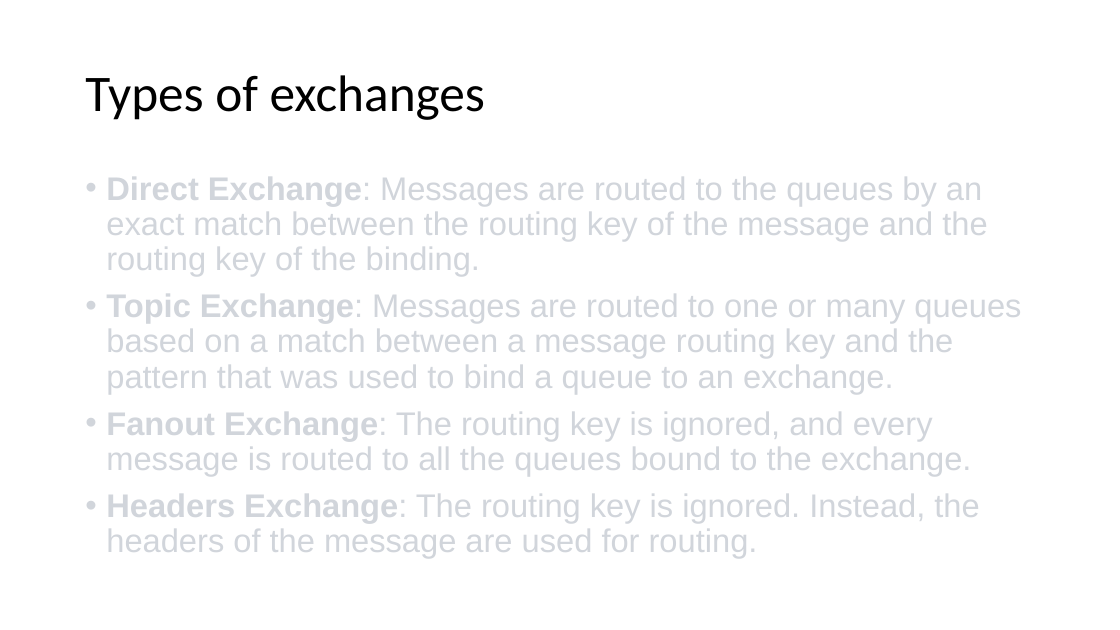
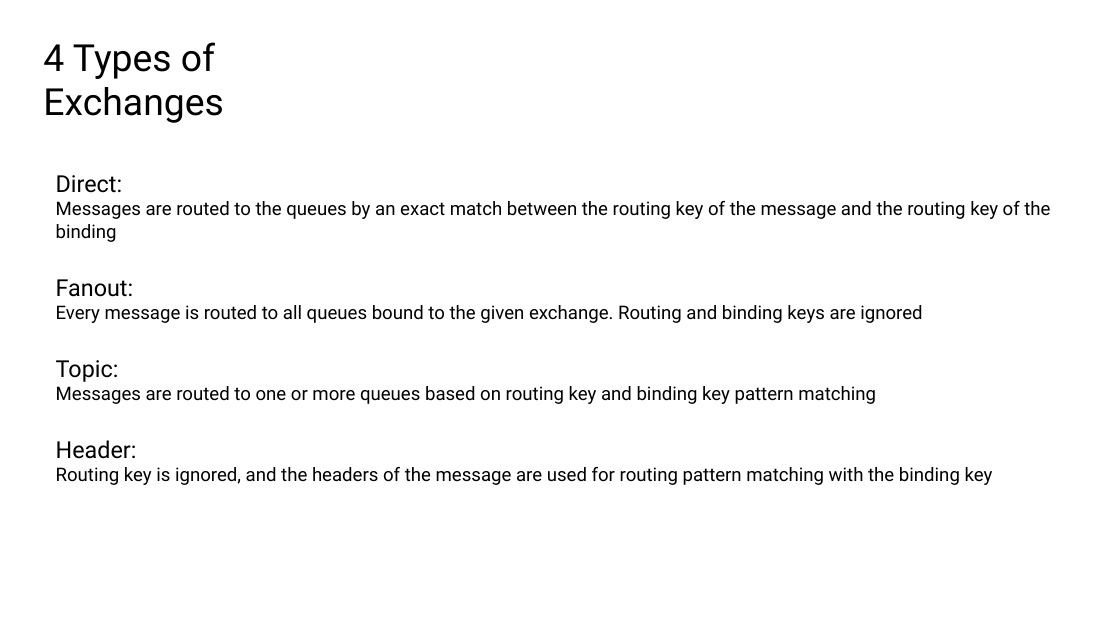
Before and after one commit to roblappcoupa/rabbitmq-presentation, a slide deck: slide 14 of Docs/RabbitMQ.pptx (slide 15 before the commit). Drawn at 1120x630 pixels with LibreOffice and Linux fonts; fonts in the diff are those of the drawing. Boxes give left, top, right and bottom in pixels: in the first picture for what was removed or moved away, otherwise in the second. Text is boxed around its words. In the diff, an @@ line names an element or a change of style, - is before the commit and + after.

```diff
--- a/Docs/RabbitMQ.pptx
+++ b/Docs/RabbitMQ.pptx
@@ text "4 Types of Exchanges" at box(43, 42, 223, 123): vertical alignment middle to top @@
@@ text at box(43, 42, 223, 123): text changed; size 44 to 32 pt; font Calibri to Roboto @@
-Types of exchanges
+4 Types of Exchanges
@@ text added at box(56, 175, 1050, 242), 16 pt, text #000000 @@
+Direct:
+Messages are routed to the queues by an exact match between the routing key of the message and the routing key of the binding
@@ text removed at box(106, 177, 1021, 558) @@
-• Direct Exchange: Messages are routed to the queues by an exact match between the routing key of the message and the routing key of the binding.
-• Topic Exchange: Messages are routed to one or many queues based on a match between a message routing key and the pattern that was used to bind a queue to an exchange.
-• Fanout Exchange: The routing key is ignored, and every message is routed to all the queues bound to the exchange.
-• Headers Exchange: The routing key is ignored. Instead, the headers of the message are used for routing.
@@ text added at box(56, 279, 922, 323), 16 pt, text #000000 @@
+Fanout:
+Every message is routed to all queues bound to the given exchange. Routing and binding keys are ignored
@@ text added at box(56, 360, 876, 404), 16 pt, text #000000 @@
+Topic:
+Messages are routed to one or more queues based on routing key and binding key pattern matching
@@ text added at box(56, 440, 993, 485), 16 pt, text #000000 @@
+Header:
+Routing key is ignored, and the headers of the message are used for routing pattern matching with the binding key
```
Also in this commit, not shown: 5 other slides changed, 20 slides added, 19 slides removed, 9 other files.
